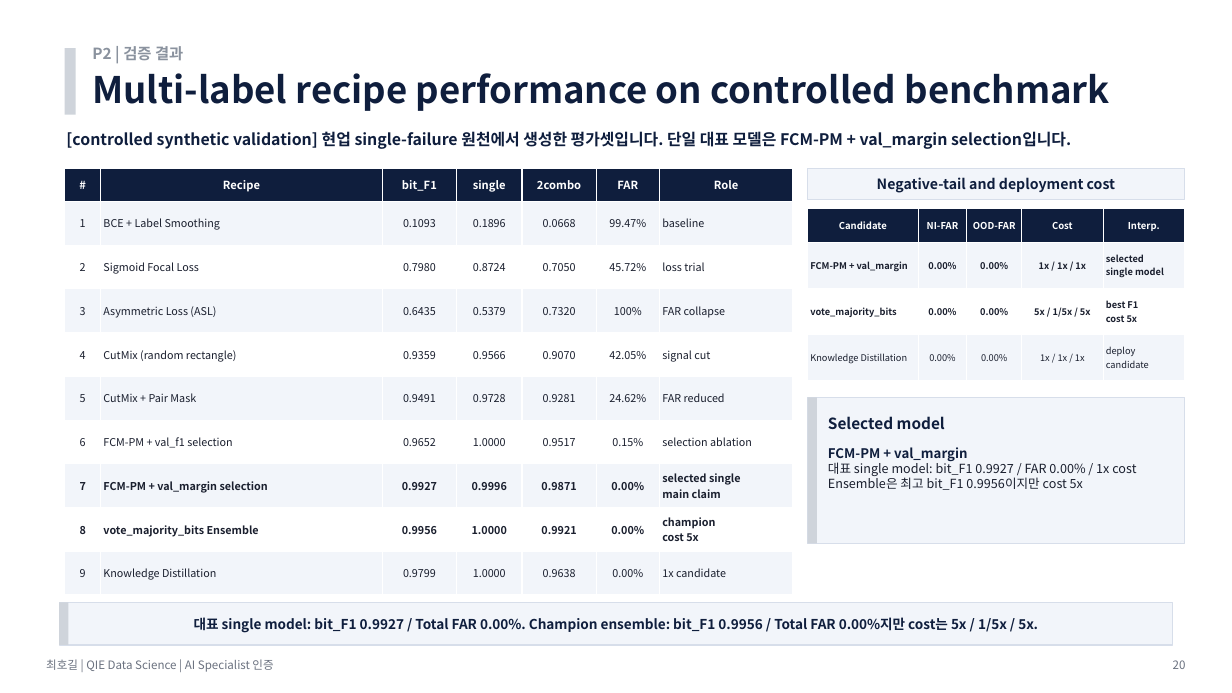
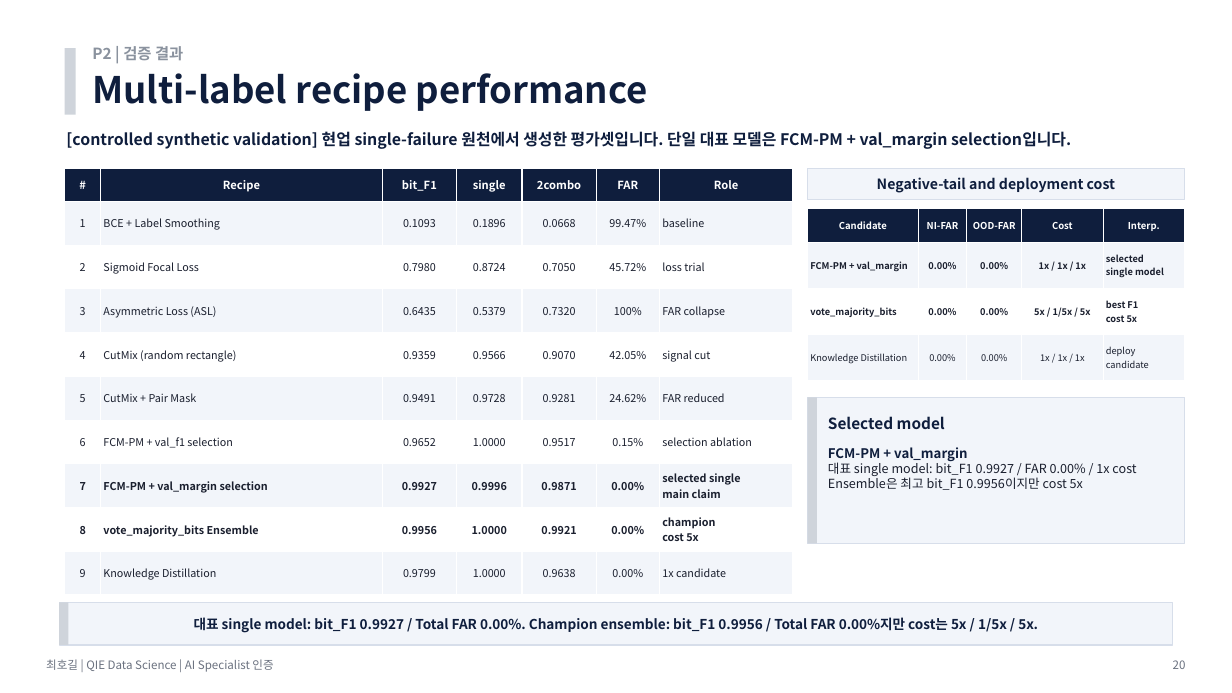
Before and after one commit to hogil/fbm_paper, a slide deck: slide 20 of recommendation/presentation/'26년 AI Specialist 면점 심사 자료_메모리사업부_최호길.pptx. Drawn at 1232x693 pixels with LibreOffice and Linux fonts; fonts in the diff are those of the drawing. Boxes give left, top, right and bottom in pixels: in the first picture for what was removed or moved away, otherwise in the second. Text is boxed around its words. In the diff, an @@ line names an element or a change of style, - is before the commit and + after.

```diff
--- a/recommendation/presentation/'26년 AI Specialist 면점 심사 자료_메모리사업부_최호길.pptx
+++ b/recommendation/presentation/'26년 AI Specialist 면점 심사 자료_메모리사업부_최호길.pptx
@@ text at <box>92,73,648,111</box>: text changed @@
-Multi-label recipe performance on controlled benchmark
+Multi-label recipe performance
```
Also in this commit, not shown: 12 other slides changed, 2 other files.
